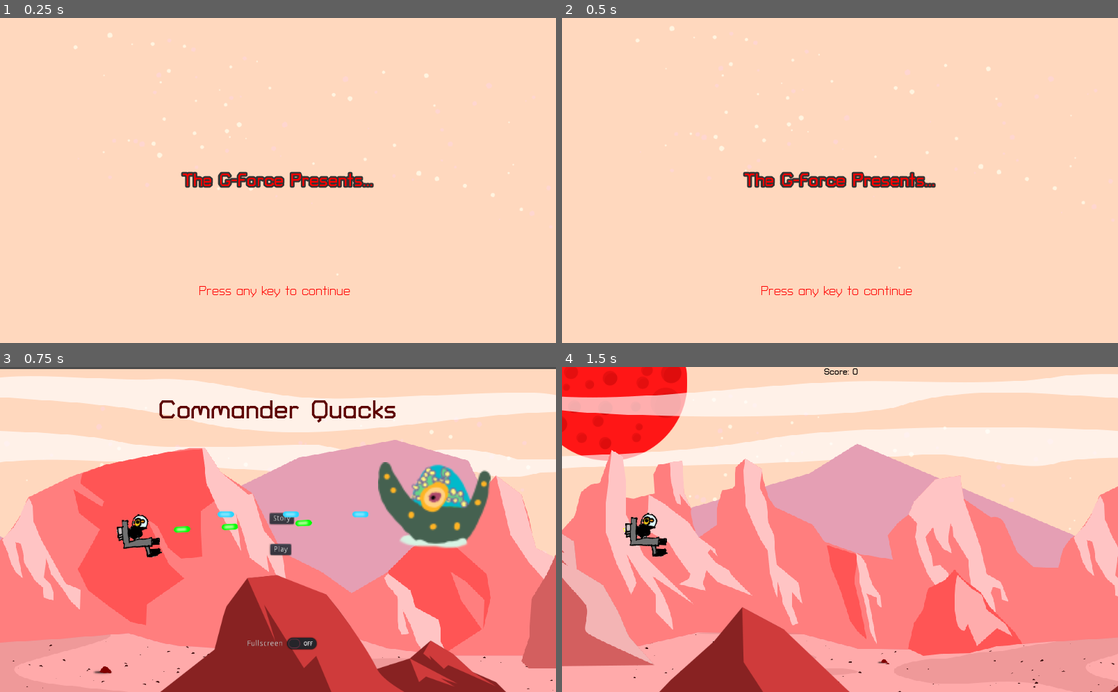
Above: before the commit, frames 1-4 (two rows, left to right).
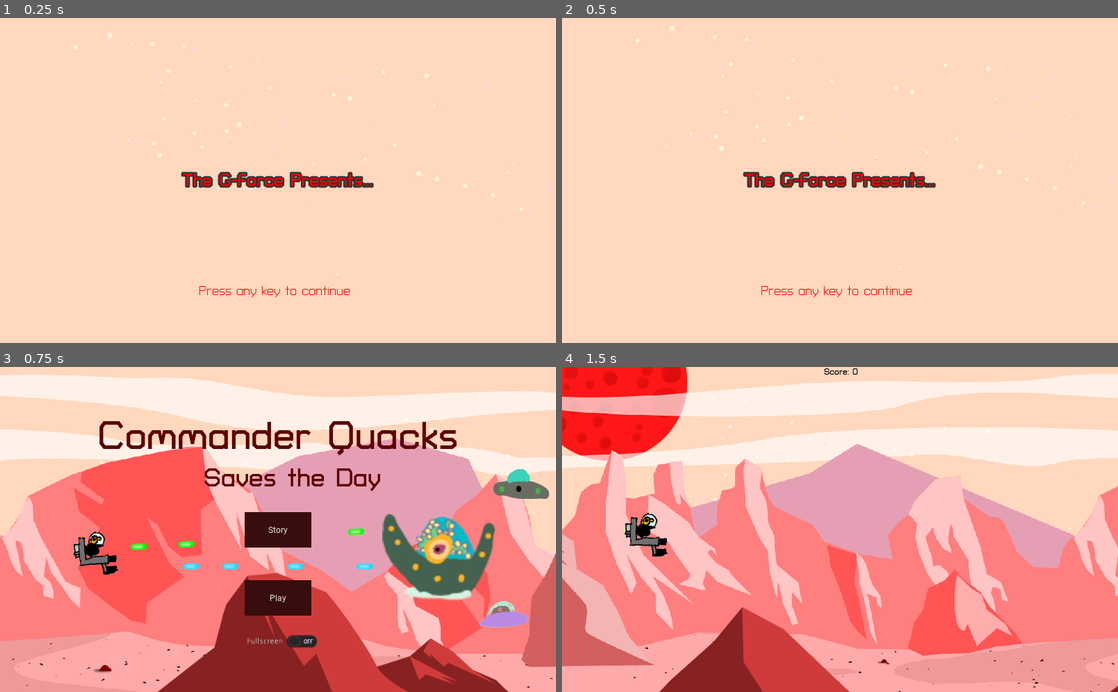
Above: after the commit, the same moments.

Repository: the-g-force/FamJam-January2021
Game: Godot game, scene res://src/SplashScreen.tscn
The game is run twice, just before and just after one commit, with the same random seed, the same clock (stepped at 60 frames per second) and the same inputs.
Inputs (mouse positions are in pixels of both pictures, inside the frame that each line leads up to):
- Up to frame 1 (0.25 s): no input
- Up to frame 2 (0.5 s): no input
- Up to frame 3 (0.75 s): tap Enter at 0.5 s; move the mouse to (400, 513) at 0.52 s; hold D (move_right) from 0.53 s (still down); tap Space (fire) at 0.6 s; click (400, 513) at 0.67 s
- Up to frame 4 (1.5 s): release D (move_right) at 1.25 s; click "Play" at 1.25 s

Frames 1-2 are identical in both runs. In frame 3, 20% of the frame differs, in the area x 0-100%, y 0-100%; in frame 4, nothing differs.

Commit message:
Beautify main menu

Diff:
--- a/project/src/MenuScene.tscn
+++ b/project/src/MenuScene.tscn
@@ -9,10 +9,43 @@
 [ext_resource path="res://assets/foreground.png" type="Texture" id=7]
 [ext_resource path="res://assets/bullet-blue.png" type="Texture" id=8]
 [ext_resource path="res://assets/bullet-yellow.png" type="Texture" id=9]
+[ext_resource path="res://fonts/Roboto-Regular.ttf" type="DynamicFontData" id=10]
+[ext_resource path="res://assets/g1375.png" type="Texture" id=11]
+[ext_resource path="res://assets/image1920.png" type="Texture" id=12]
 
 [sub_resource type="DynamicFont" id=1]
+size = 72
+font_data = ExtResource( 2 )
+
+[sub_resource type="DynamicFont" id=2]
 size = 48
 font_data = ExtResource( 2 )
+
+[sub_resource type="StyleBoxFlat" id=13]
+bg_color = Color( 0.67451, 0.188235, 0.188235, 1 )
+
+[sub_resource type="StyleBoxFlat" id=6]
+bg_color = Color( 0.65098, 0.568627, 0.662745, 1 )
+
+[sub_resource type="StyleBoxFlat" id=10]
+bg_color = Color( 0.219608, 0.0509804, 0.0509804, 1 )
+
+[sub_resource type="DynamicFont" id=3]
+font_data = ExtResource( 10 )
+
+[sub_resource type="Theme" id=11]
+
+[sub_resource type="StyleBoxFlat" id=9]
+bg_color = Color( 0.67451, 0.188235, 0.188235, 1 )
+
+[sub_resource type="StyleBoxFlat" id=4]
+bg_color = Color( 0.65098, 0.568627, 0.662745, 1 )
+
+[sub_resource type="StyleBoxFlat" id=12]
+bg_color = Color( 0.219608, 0.0509804, 0.0509804, 1 )
+
+[sub_resource type="DynamicFont" id=5]
+font_data = ExtResource( 10 )
 
 [node name="MenuScene" type="Control"]
 anchor_right = 1.0
@@ -24,11 +57,11 @@
 }
 
 [node name="sky" type="Sprite" parent="."]
-position = Vector2( 136, 304 )
+position = Vector2( 136, 300 )
 texture = ExtResource( 5 )
 
 [node name="background" type="Sprite" parent="sky"]
-position = Vector2( -64, 0 )
+position = Vector2( -64, 1 )
 texture = ExtResource( 6 )
 
 [node name="foreground" type="Sprite" parent="sky"]
@@ -45,28 +78,38 @@
 "_edit_use_anchors_": false
 }
 
-[node name="PlayButton" type="Button" parent="."]
-margin_left = 498.443
-margin_top = 327.004
-margin_right = 536.443
-margin_bottom = 347.004
-text = "Play"
-__meta__ = {
-"_edit_use_anchors_": false
-}
-
-[node name="StoryButton" type="Button" parent="."]
-margin_left = 496.856
-margin_top = 269.858
-margin_right = 540.856
-margin_bottom = 289.858
-text = "Story"
-__meta__ = {
-"_edit_use_anchors_": false
-}
+[node name="image1942" type="Sprite" parent="."]
+position = Vector2( 808, 352 )
+scale = Vector2( 2.46923, 2.46923 )
+texture = ExtResource( 3 )
+
+[node name="bullet-blue" type="Sprite" parent="image1942"]
+position = Vector2( -55.0779, 6.47975 )
+scale = Vector2( 0.404985, 0.404985 )
+texture = ExtResource( 8 )
+
+[node name="bullet-blue2" type="Sprite" parent="image1942"]
+position = Vector2( -106.916, 6.47975 )
+scale = Vector2( 0.404985, 0.404985 )
+texture = ExtResource( 8 )
+
+[node name="bullet-blue3" type="Sprite" parent="image1942"]
+position = Vector2( -155.514, 6.47975 )
+scale = Vector2( 0.404985, 0.404985 )
+texture = ExtResource( 8 )
+
+[node name="bullet-blue4" type="Sprite" parent="image1942"]
+position = Vector2( -184.673, 6.47974 )
+scale = Vector2( 0.404985, 0.404985 )
+texture = ExtResource( 8 )
+
+[node name="image1920" type="Sprite" parent="image1942"]
+position = Vector2( 61.5577, -55.0779 )
+scale = Vector2( 0.34891, 0.34891 )
+texture = ExtResource( 12 )
 
 [node name="duck" type="Sprite" parent="."]
-position = Vector2( 256, 312 )
+position = Vector2( 176, 344 )
 rotation = -0.0523599
 texture = ExtResource( 4 )
 
@@ -82,33 +125,17 @@
 position = Vector2( 304, -8 )
 texture = ExtResource( 9 )
 
-[node name="image1942" type="Sprite" parent="duck"]
-position = Vector2( 546.185, -27.4526 )
-rotation = 0.0523599
-scale = Vector2( 2.46923, 2.46923 )
-texture = ExtResource( 3 )
-
-[node name="bullet-blue" type="Sprite" parent="duck/image1942"]
-position = Vector2( -55.0779, 6.47975 )
-scale = Vector2( 0.404985, 0.404985 )
-texture = ExtResource( 8 )
-
-[node name="bullet-blue2" type="Sprite" parent="duck/image1942"]
-position = Vector2( -106.916, 6.47975 )
-scale = Vector2( 0.404985, 0.404985 )
-texture = ExtResource( 8 )
-
-[node name="bullet-blue3" type="Sprite" parent="duck/image1942"]
-position = Vector2( -155.514, 6.47975 )
-scale = Vector2( 0.404985, 0.404985 )
-texture = ExtResource( 8 )
+[node name="bullet-yellow4" type="Sprite" parent="duck"]
+position = Vector2( 481.436, -14.8239 )
+texture = ExtResource( 9 )
 
 [node name="Label" type="Label" parent="."]
 anchor_left = 0.5
 anchor_right = 0.5
-margin_left = -222.0
-margin_right = 222.0
-margin_bottom = 160.0
+margin_left = -333.0
+margin_top = 50.0
+margin_right = 333.0
+margin_bottom = 210.0
 custom_fonts/font = SubResource( 1 )
 custom_colors/font_color = Color( 0.360784, 0, 0, 1 )
 text = "Commander Quacks"
@@ -117,6 +144,64 @@
 __meta__ = {
 "_edit_use_anchors_": false
 }
+
+[node name="Label" type="Label" parent="Label"]
+anchor_left = 0.5
+anchor_right = 0.5
+margin_left = -137.5
+margin_top = 130.0
+margin_right = 137.5
+margin_bottom = 183.0
+custom_fonts/font = SubResource( 2 )
+custom_colors/font_color = Color( 0.360784, 0, 0, 1 )
+text = "Saves the Day"
+align = 1
+valign = 1
+__meta__ = {
+"_edit_use_anchors_": false
+}
+
+[node name="g1375" type="Sprite" parent="."]
+position = Vector2( 928, 456 )
+scale = Vector2( 0.746154, 0.746154 )
+texture = ExtResource( 11 )
+
+[node name="PlayButton" type="Button" parent="."]
+anchor_left = 0.5
+anchor_top = 0.5
+anchor_right = 0.5
+anchor_bottom = 0.5
+margin_left = -61.5
+margin_top = 93.5
+margin_right = 61.5
+margin_bottom = 158.5
+custom_styles/hover = SubResource( 13 )
+custom_styles/pressed = SubResource( 6 )
+custom_styles/normal = SubResource( 10 )
+custom_fonts/font = SubResource( 3 )
+text = "Play"
+__meta__ = {
+"_edit_use_anchors_": false
+}
+
+[node name="StoryButton" type="Button" parent="."]
+anchor_left = 0.5
+anchor_top = 0.5
+anchor_right = 0.5
+anchor_bottom = 0.5
+margin_left = -61.5
+margin_top = -32.5
+margin_right = 61.5
+margin_bottom = 32.5
+theme = SubResource( 11 )
+custom_styles/hover = SubResource( 9 )
+custom_styles/pressed = SubResource( 4 )
+custom_styles/normal = SubResource( 12 )
+custom_fonts/font = SubResource( 5 )
+text = "Story"
+__meta__ = {
+"_edit_use_anchors_": false
+}
 [connection signal="pressed" from="sky/FullScreenButton" to="." method="_on_FullScreenButton_pressed"]
 [connection signal="pressed" from="PlayButton" to="." method="_on_PlayButton_pressed"]
 [connection signal="pressed" from="StoryButton" to="." method="_on_StoryButton_pressed"]
Not shown: 1 places in project/src/MenuScene.tscn that only renumber resources
